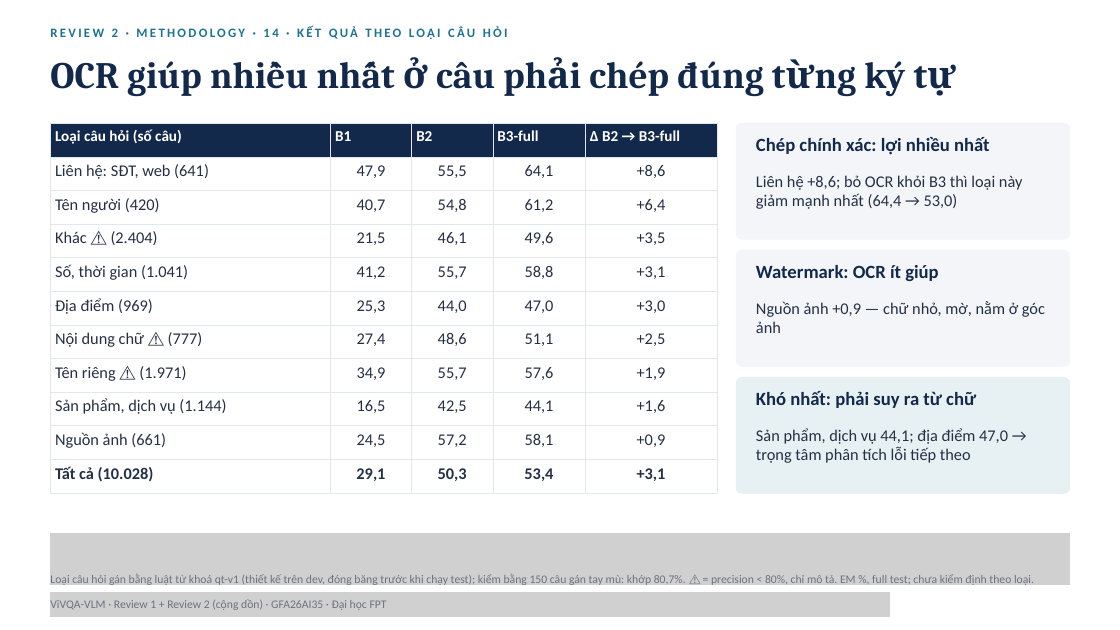
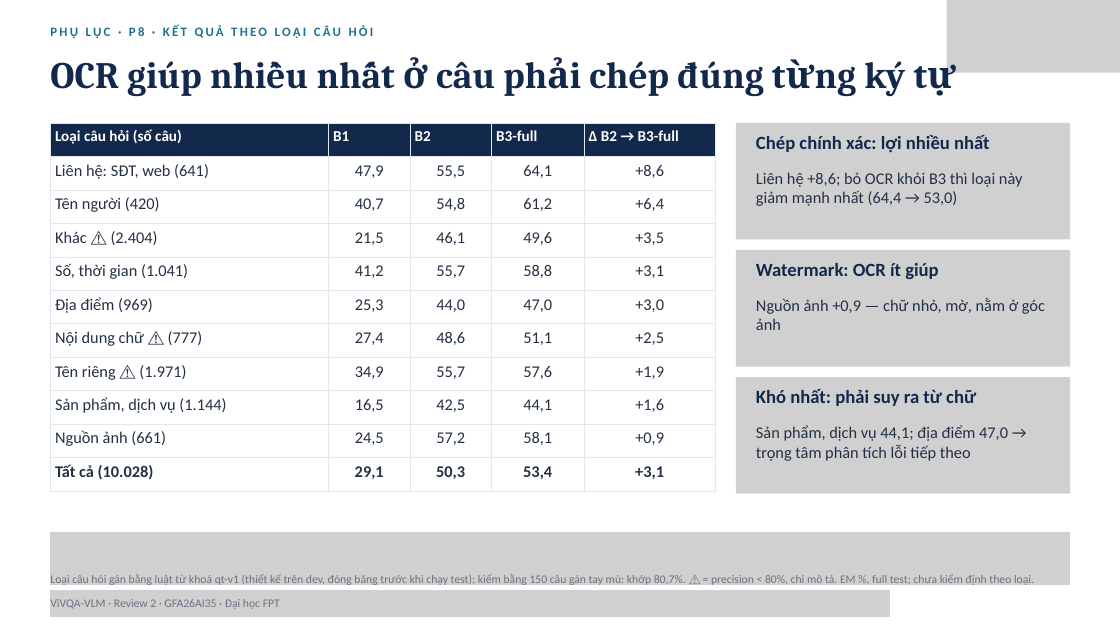
Before and after one commit to PLHGNAOH/ViVQA-VLM, a slide deck: slide 42 of docs/04_slides/cumulative/ViVQA-VLM_Review1-2_KLTN.pptx (slide 41 before the commit). Drawn at 1120x630 pixels with LibreOffice and Linux fonts; fonts in the diff are those of the drawing; grey boxes stand for pictures. Boxes give left, top, right and bottom in pixels: in the first picture for what was removed or moved away, otherwise in the second. Text is boxed around its words. In the diff, an @@ line names an element or a change of style, - is before the commit and + after.

```diff
--- a/docs/04_slides/cumulative/ViVQA-VLM_Review1-2_KLTN.pptx
+++ b/docs/04_slides/cumulative/ViVQA-VLM_Review1-2_KLTN.pptx
@@ text at [50, 25, 374, 38]: text changed @@
-REVIEW 2 · METHODOLOGY · 14 · KẾT QUẢ THEO LOẠI CÂU HỎI
+PHỤ LỤC · P8 · KẾT QUẢ THEO LOẠI CÂU HỎI
@@ picture added at [947, 0, 1120, 73] @@
@@ freeform shape removed at [736, 123, 1070, 239] @@
@@ picture added at [736, 123, 1070, 239] @@
@@ freeform shape removed at [736, 250, 1070, 366] @@
@@ picture added at [736, 250, 1070, 366] @@
@@ freeform shape removed at [736, 377, 1070, 493] @@
@@ picture added at [736, 377, 1070, 493] @@
@@ text at [50, 599, 280, 609]: text changed @@
-ViVQA-VLM · Review 1 + Review 2 (cộng dồn) · GFA26AI35 · Đại học FPT
+ViVQA-VLM · Review 2 · GFA26AI35 · Đại học FPT
@@ picture added at [50, 590, 890, 617] @@
```
Also in this commit, not shown: 37 other slides changed, 4 slides added, 6 slides removed, 3 other files.
